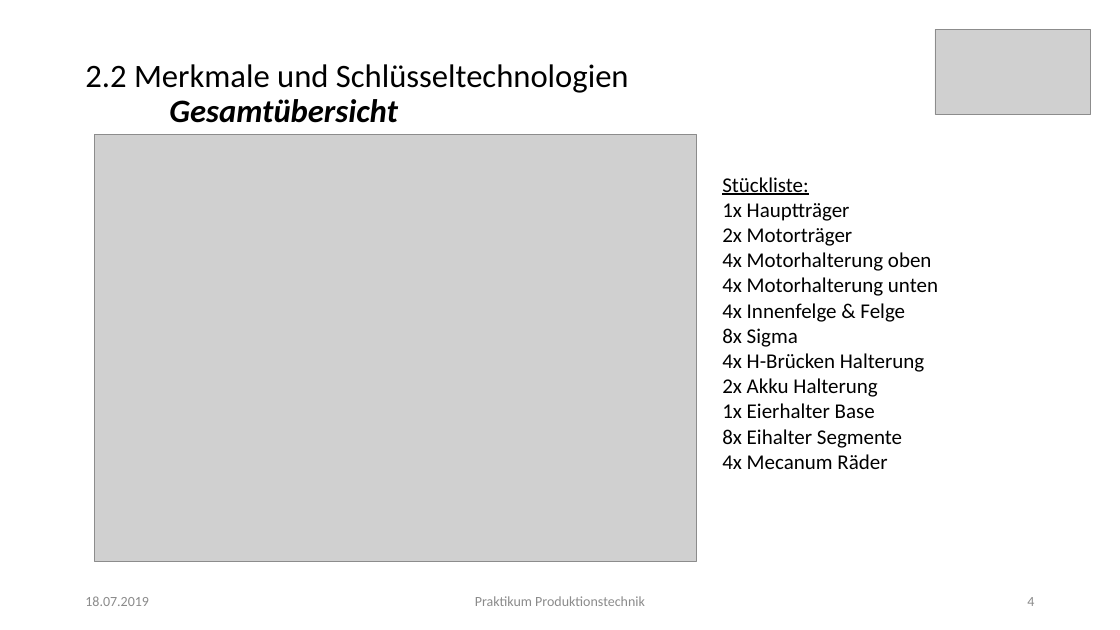
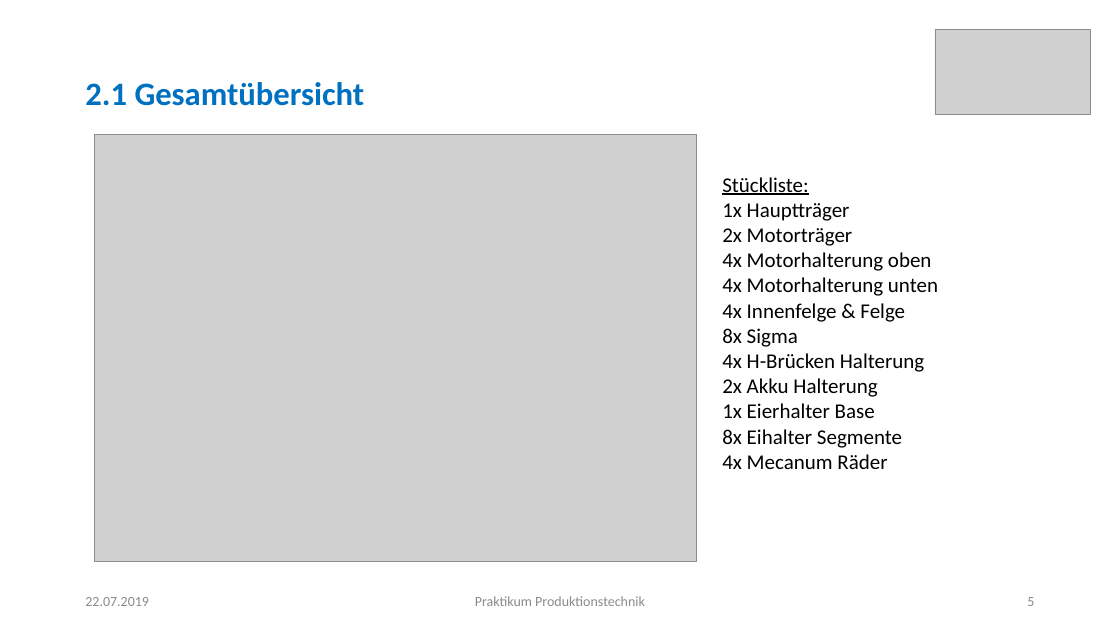
Before and after one commit to Khodii/OmniMoveCar, a slide deck: slide 5 of Praktikum ProdTech Präsentation.pptx (slide 4 before the commit). Drawn at 1120x630 pixels with LibreOffice and Linux fonts; fonts in the diff are those of the drawing; grey boxes stand for pictures. Boxes give left, top, right and bottom in pixels: in the first picture for what was removed or moved away, otherwise in the second. Text is boxed around its words. In the diff, an @@ line names an element or a change of style, - is before the commit and + after.

```diff
--- a/Praktikum ProdTech Präsentation.pptx
+++ b/Praktikum ProdTech Präsentation.pptx
@@ title at (85, 82, 365, 106): text changed; text colour #000000 to #0070C0; bold on @@
-2.2 Merkmale und Schlüsseltechnologien
-Gesamtübersicht
+2.1 Gesamtübersicht
@@ text at (85, 597, 149, 606): text changed @@
-18.07.2019
+22.07.2019
@@ page number at (1027, 597, 1034, 606): text changed @@
-4
+5
```
Also in this commit, not shown: 16 other slides changed, 5 slides added.
